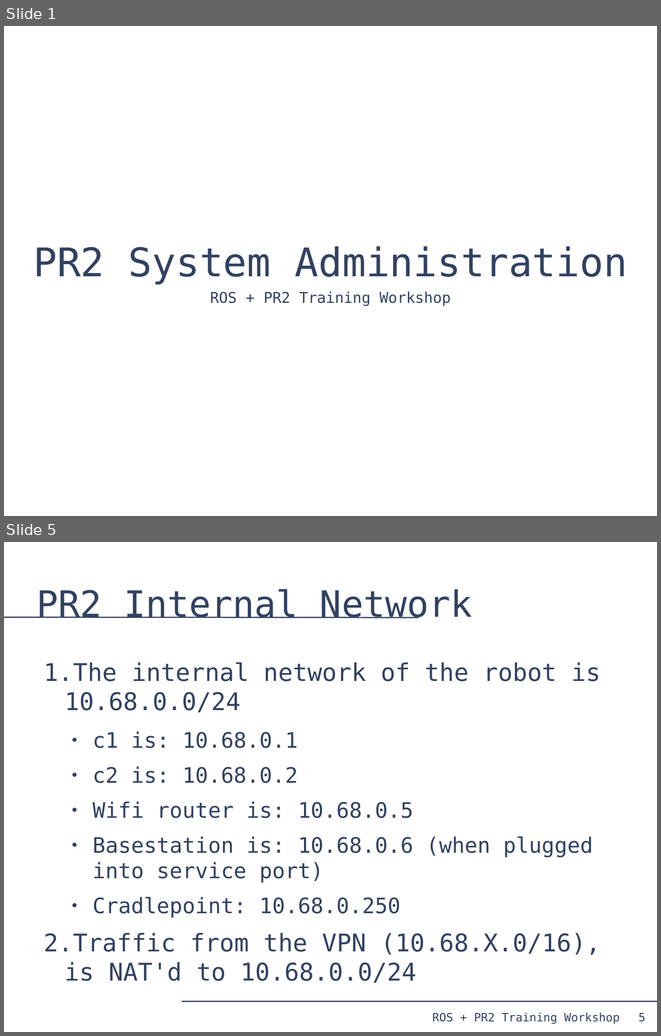
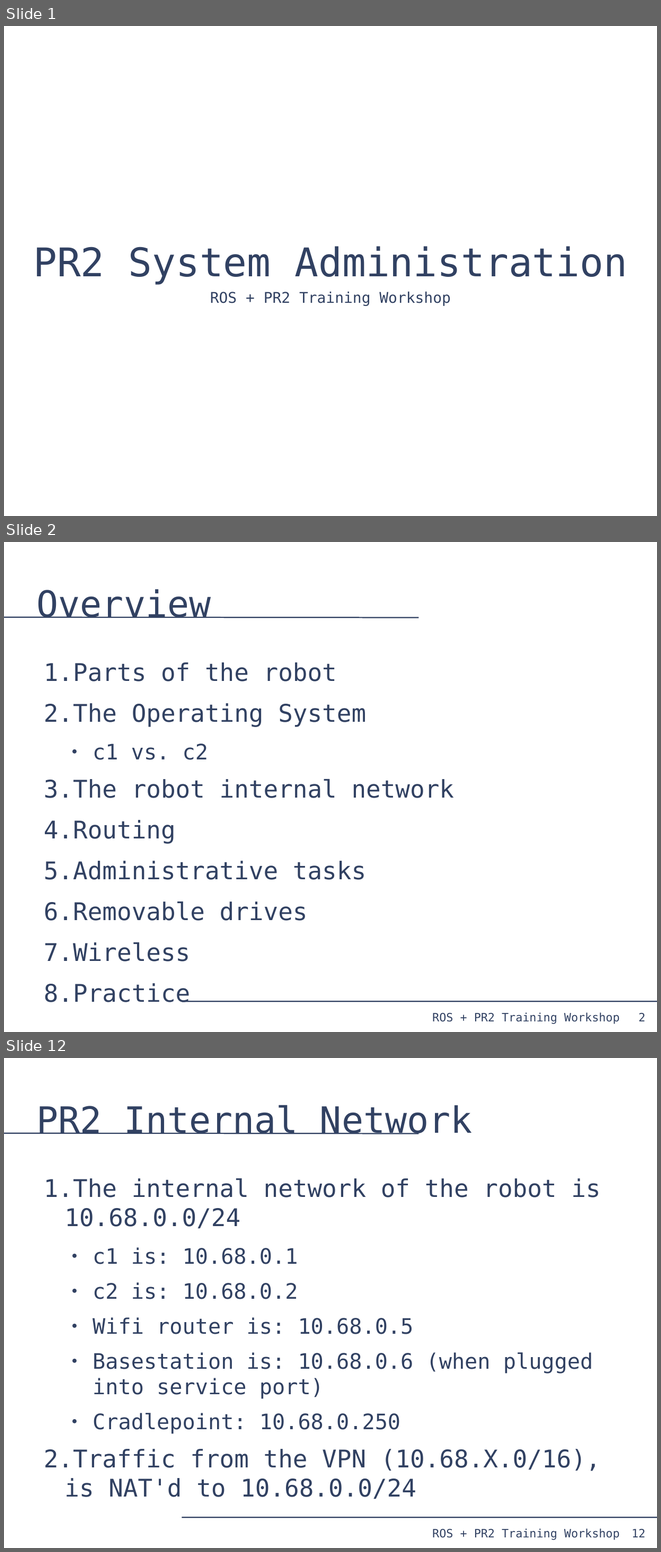
Before and after one commit to PR2/pr2_docs, a slide deck: pr2_training_workshop/pr2_sysadmin/pr2_syasdmin.odp. Shown one above the other, each under a label of ours: slides 1 and 5 before the commit, slides 1, 2 and 12 after it; the slides between them are not shown. The pictures are 661x1036 and 661x1552 pixels, drawn with LibreOffice and Linux fonts; fonts in the diff are those of the drawing. Boxes give left, top, right and bottom in pixels: in the first picture for what was removed or moved away, otherwise in the second. Text is boxed around its words. In the diff, an @@ line names an element or a change of style, - is before the commit and + after.

```diff
--- a/pr2_training_workshop/pr2_sysadmin/pr2_syasdmin.odp
+++ b/pr2_training_workshop/pr2_sysadmin/pr2_syasdmin.odp
@@ slide 2 added at bbox=[4, 542, 657, 1032], background #FFFFFF; not listed: 4 template elements that a slide beside it also shows @@
@@ title added at bbox=[37, 589, 211, 618], 44 pt, text #314162 @@
+Overview
@@ text added at bbox=[44, 662, 454, 961], 29.6 pt, text #314162 @@
+1. Parts of the robot
+2. The Operating System
+  ● c1 vs. c2
+3. The robot internal network
+4. Routing
+5. Administrative tasks
+6. Removable drives
+7. Wireless
+8. Practice
@@ what was slide 5 is now slide 12 @@
@@ page number at bbox=[632, 1529, 645, 1537]: text changed @@
-5
+12
```
Also in this commit, not shown: 12 slides changed, 7 other slides added, 1 slide removed, 1 other file.
